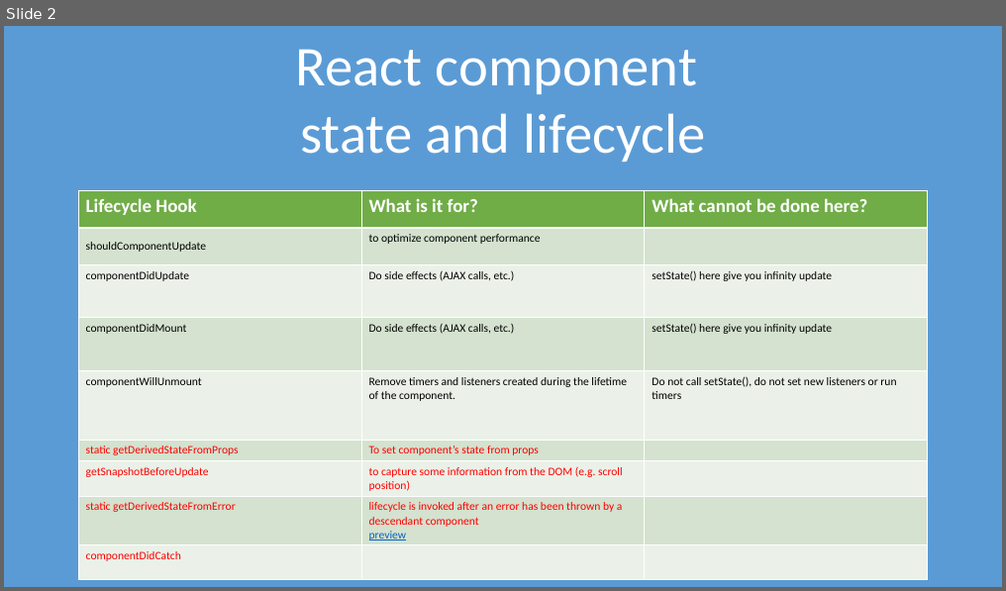
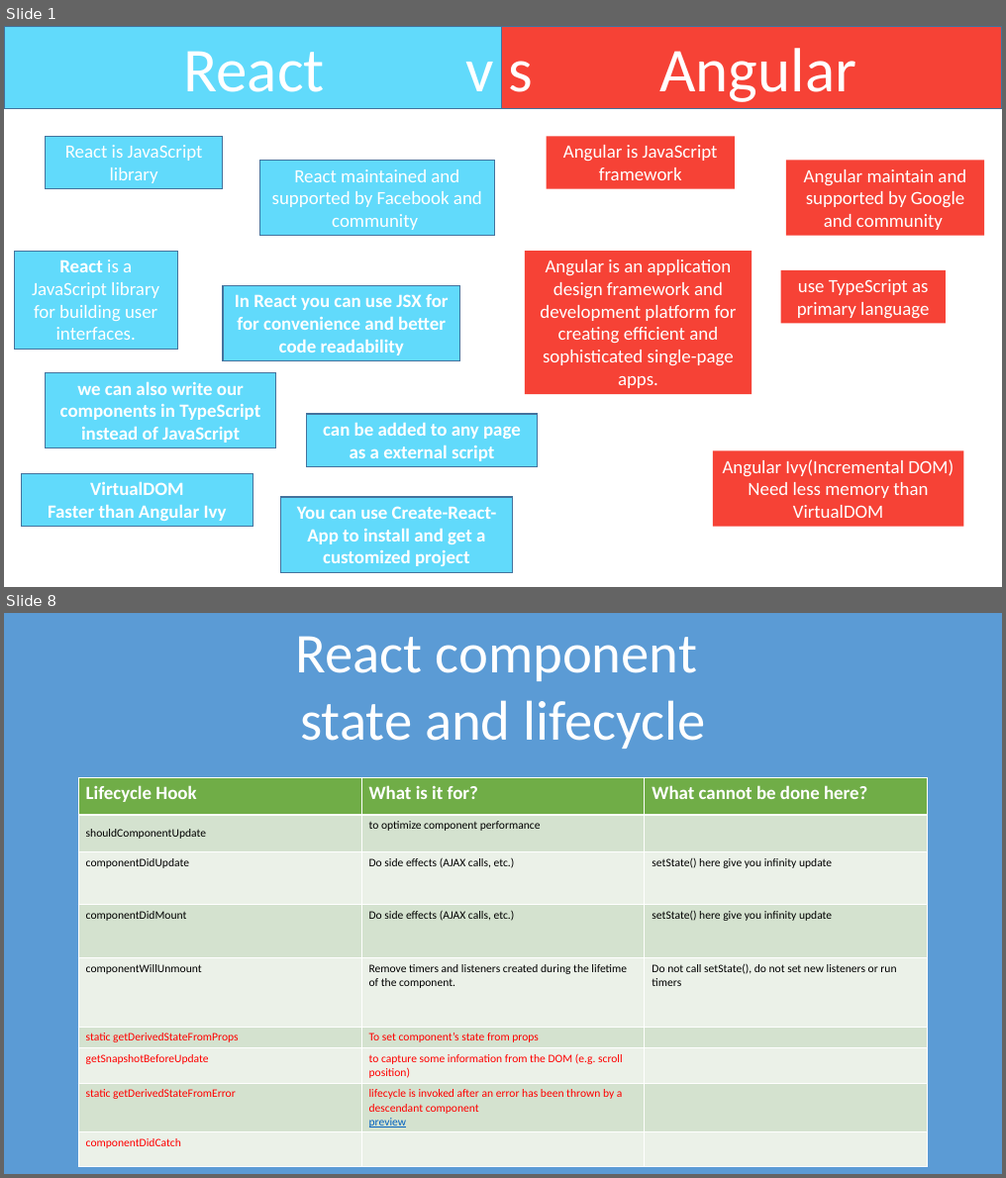
Before and after one commit to TigranVardanyan/React-component-lifecycle, a slide deck: React component lifecycle.pptx. Shown one above the other, each under a label of ours: slide 2 before the commit, slides 1 and 8 after it; the slides between them are not shown. The pictures are 1006x591 and 1006x1178 pixels, drawn with LibreOffice and Linux fonts; fonts in the diff are those of the drawing. Boxes give left, top, right and bottom in pixels: in the first picture for what was removed or moved away, otherwise in the second. Text is boxed around its words. In the diff, an @@ line names an element or a change of style, - is before the commit and + after.

```diff
--- a/React component lifecycle.pptx
+++ b/React component lifecycle.pptx
@@ slide 1 added at (x1=4, y1=26, x2=1002, y2=587), background #FFFFFF @@
@@ rectangle added at (x1=4, y1=26, x2=501, y2=109), fill #61DAFB, outline #43739E 1 pt, 60 pt, text #FFFFFF @@
+React v
@@ rectangle added at (x1=501, y1=26, x2=1002, y2=109), fill #F64236, outline #43739E 1 pt, 60 pt, text #FFFFFF @@
+s Angular
@@ rectangle added at (x1=46, y1=136, x2=223, y2=189), fill #61DAFB, outline #43739E 1 pt, 18 pt, text #FFFFFF @@
+                React is JavaScript library
@@ rectangle added at (x1=546, y1=136, x2=735, y2=189), fill #F64236, 18 pt, text #FFFFFF @@
+                Angular is JavaScript framework
@@ rectangle added at (x1=260, y1=160, x2=495, y2=236), fill #61DAFB, outline #43739E 1 pt, 18 pt, text #FFFFFF @@
+                React maintained and supported by Facebook and community
@@ rectangle added at (x1=786, y1=160, x2=985, y2=236), fill #F64236, 18 pt, text #FFFFFF @@
+                Angular maintain and supported by Google and community
@@ rectangle added at (x1=14, y1=251, x2=177, y2=349), fill #61DAFB, outline #43739E 1 pt, 18 pt, text #FFFFFF @@
+                React is a JavaScript library for building user interfaces.
@@ rectangle added at (x1=525, y1=251, x2=751, y2=394), fill #F64236, 18 pt, text #FFFFFF @@
+                Angular is an application design framework and development platform for creating efficient and sophisticated single-page apps.
@@ rectangle added at (x1=223, y1=285, x2=460, y2=362), fill #61DAFB, outline #43739E 1 pt, 18 pt, text #FFFFFF, bold @@
+                In React you can use JSX for for convenience and better code readability
@@ rectangle added at (x1=781, y1=271, x2=945, y2=324), fill #F64236, 18 pt, text #FFFFFF @@
+                use TypeScript as primary language
@@ rectangle added at (x1=46, y1=373, x2=276, y2=449), fill #61DAFB, outline #43739E 1 pt, 18 pt, text #FFFFFF, bold @@
+                we can also write our components in TypeScript instead of JavaScript
@@ rectangle added at (x1=307, y1=414, x2=538, y2=468), fill #61DAFB, outline #43739E 1 pt, 18 pt, text #FFFFFF, bold @@
+                can be added to any page as a external script
@@ rectangle added at (x1=713, y1=452, x2=963, y2=527), fill #F64236, 18 pt, text #FFFFFF @@
+                Angular Ivy(Incremental DOM)
+                Need less memory than VirtualDOM
@@ rectangle added at (x1=21, y1=473, x2=252, y2=527), fill #61DAFB, outline #43739E 1 pt, 18 pt, text #FFFFFF, bold @@
+                VirtualDOM
+                Faster than Angular Ivy
@@ rectangle added at (x1=281, y1=497, x2=512, y2=573), fill #61DAFB, outline #43739E 1 pt, 18 pt, text #FFFFFF, bold @@
+                You can use Create-React-App to install and get a customized project
@@ what was slide 2 is now slide 8 @@
```
Also in this commit, not shown: 2 slides changed, 4 other slides added.
